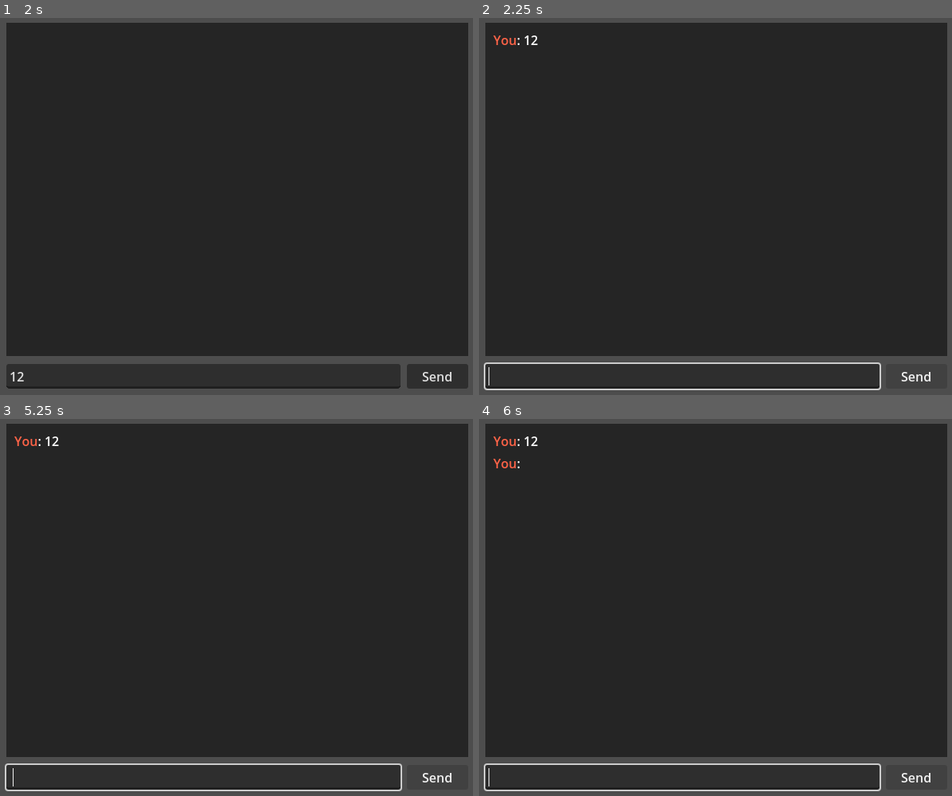
Above: before the commit, frames 1-4 (two rows, left to right).
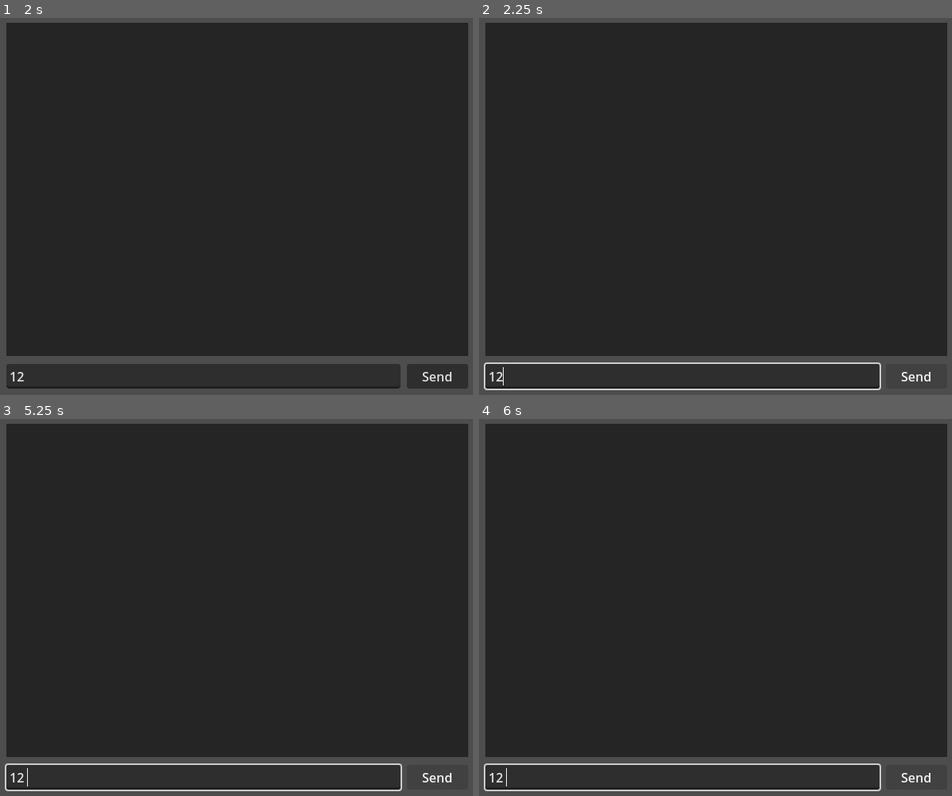
Above: after the commit, the same moments.

Repository: sihlecodes/Simple-Messenger
Game: Godot game, scene res://source/Main.tscn
Two runs of this game, one before a commit and one after it. Both use one fixed random seed, a clock stepped at 60 frames per second and the inputs below.
Inputs (mouse positions are in pixels of both pictures, inside the frame that each line leads up to):
- Up to frame 1 (2 s): click (203, 376) at 0.52 s; type "12" at 0.6 s; click (241, 202) at 0.75 s; type "Alex" at 0.83 s; click "Confirm" at 1.25 s
- Up to frame 2 (2.25 s): click "Send" at 2 s
- Up to frame 3 (5.25 s): click "Send" at 2.75 s; click "Send" at 3.5 s; tap Enter at 4.25 s; tap Space at 5 s
- Up to frame 4 (6 s): tap Enter at 5.75 s

Frame 1 is identical in both runs. In frame 2, 0.1% of the frame differs, in the area x 2-13%, y 4-98%; in frame 3, 0.1%; in frame 4, 0.2%.
Error after the commit: Parse Error: Identifier "_on_connected_to_server" not declared in the current scope. (res://source/Networking.gd:21)

Commit message:
Implemented smart connect

Diff:
--- a/source/Networking.gd
+++ b/source/Networking.gd
@@ -5,9 +5,9 @@
 var users: Dictionary = {1: "Server"}
 var username: String
 
-func _ready() -> void:
-	multiplayer.connection_failed.connect(_on_connected_fail)
-	multiplayer.server_disconnected.connect(_on_server_disconnected)
+func smart_connect(signal_: Signal, callback: Callable):
+	if not signal_.is_connected(callback):
+		signal_.connect(callback)
 
 func create_or_join():
 	var peer: = ENetMultiplayerPeer.new()
@@ -18,13 +18,13 @@
 	multiplayer.set_multiplayer_peer(peer)
 
 	if not multiplayer.is_server():
+		smart_connect(multiplayer.connected_to_server, _on_connected_to_server)
+		smart_connect(multiplayer.connection_failed, _on_connected_fail)
+		smart_connect(multiplayer.server_disconnected, _on_server_disconnected)
 		return
 
-	if not multiplayer.peer_connected.is_connected(_on_user_connected):
-		multiplayer.peer_connected.connect(_on_user_connected)
 
-	if not multiplayer.peer_disconnected.is_connected(_on_user_disconnected):
-		multiplayer.peer_disconnected.connect(_on_user_disconnected)
+	smart_connect(multiplayer.peer_disconnected, _on_user_disconnected)
 
 func create_session(peer: ENetMultiplayerPeer):
 	var error: = peer.create_server(PORT)
